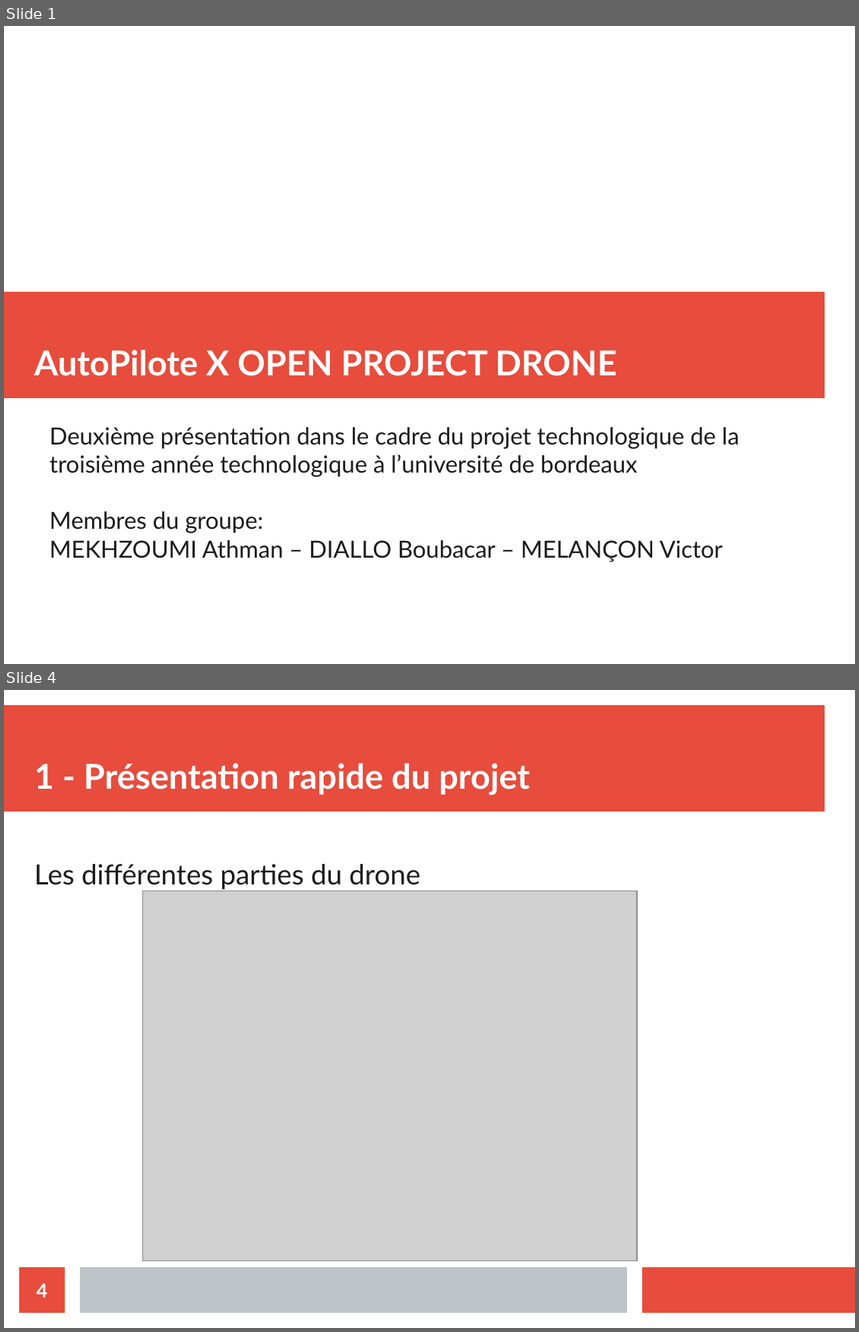
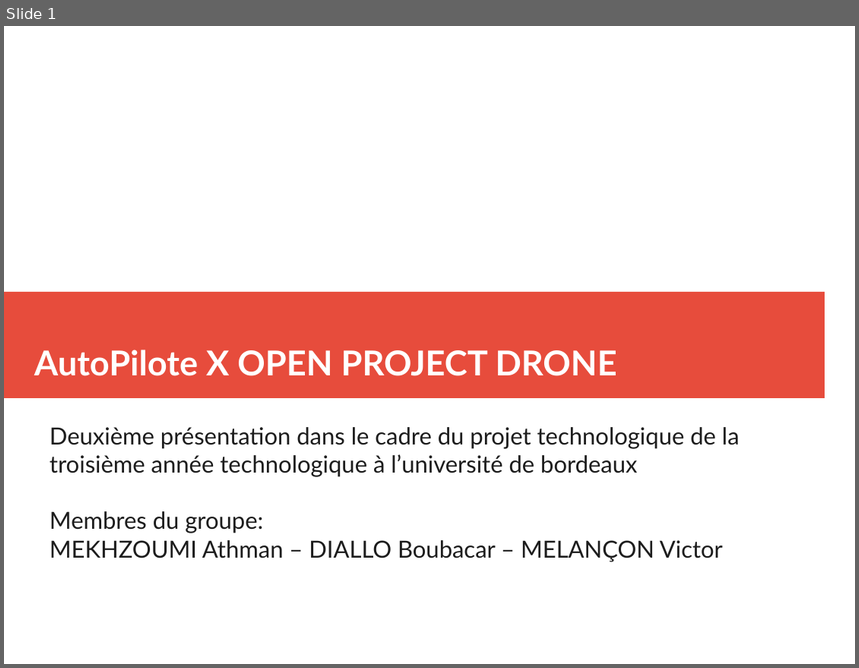
Before and after one commit to athmanmekh/AuttoPIlote-X-OPEN-PILOT, a slide deck: presentation/presentation 2/diapoPresentation.odp. Shown one above the other, each under a label of ours: slides 1 and 4 before the commit, slide 1 after it; the slides between them are not shown. The pictures are 859x1332 and 859x668 pixels, drawn with LibreOffice and Linux fonts; fonts in the diff are those of the drawing; grey boxes stand for pictures. Boxes give left, top, right and bottom in pixels: in the first picture for what was removed or moved away, otherwise in the second. Text is boxed around its words. In the diff, an @@ line names an element or a change of style, - is before the commit and + after.

```diff
--- a/presentation/presentation 2/diapoPresentation.odp
+++ b/presentation/presentation 2/diapoPresentation.odp
@@ slide 4 removed at box(4, 690, 855, 1328), background #FFFFFF @@
@@ rectangle removed at box(4, 705, 825, 812) @@
@@ title removed at box(34, 763, 530, 795) @@
-1 - Présentation rapide du projet
@@ text removed at box(34, 864, 420, 890) @@
-Les différentes parties du drone
@@ picture removed at box(143, 891, 637, 1262) @@
@@ page number removed at box(19, 1268, 65, 1313) @@
-4
@@ rectangle removed at box(80, 1268, 627, 1313) @@
@@ rectangle removed at box(643, 1268, 855, 1313) @@
```
Also in this commit, not shown: 8 slides changed, 1 slide added, 2 other slides removed, 1 other file.
